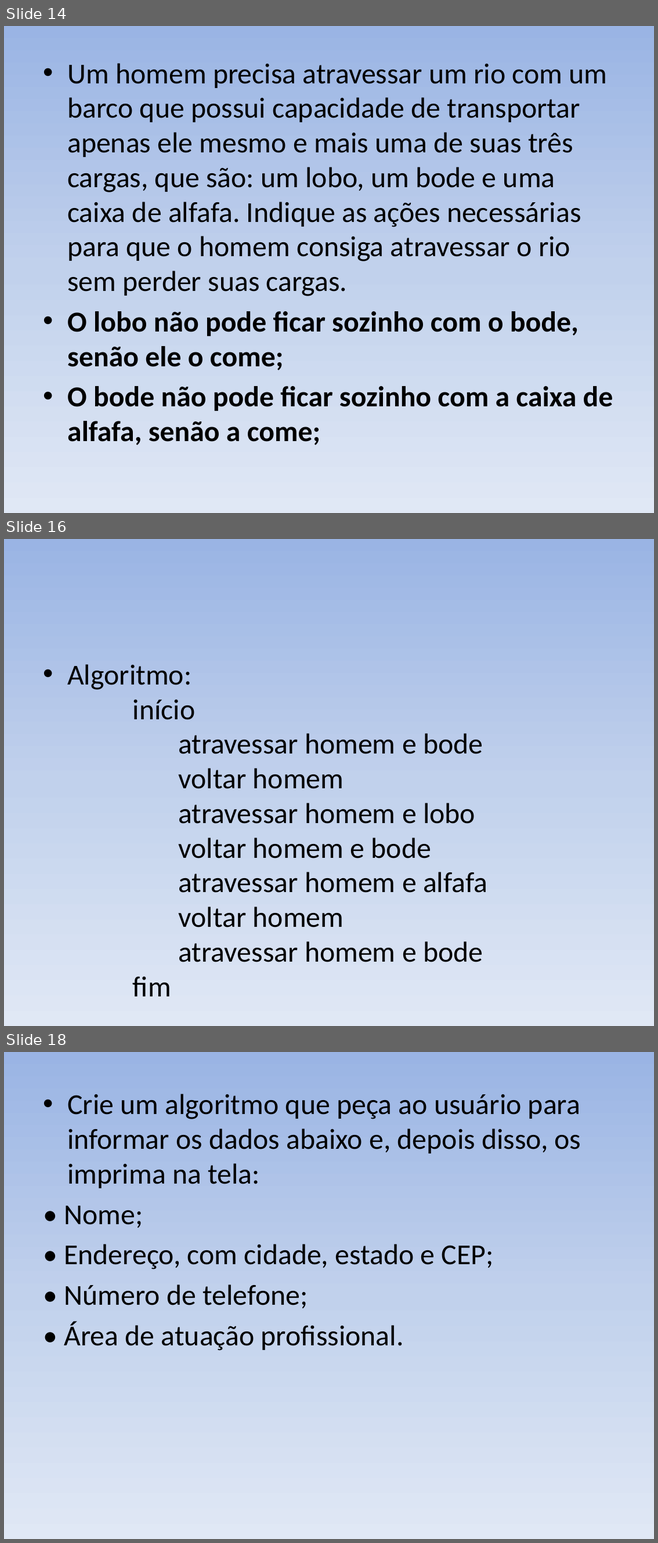
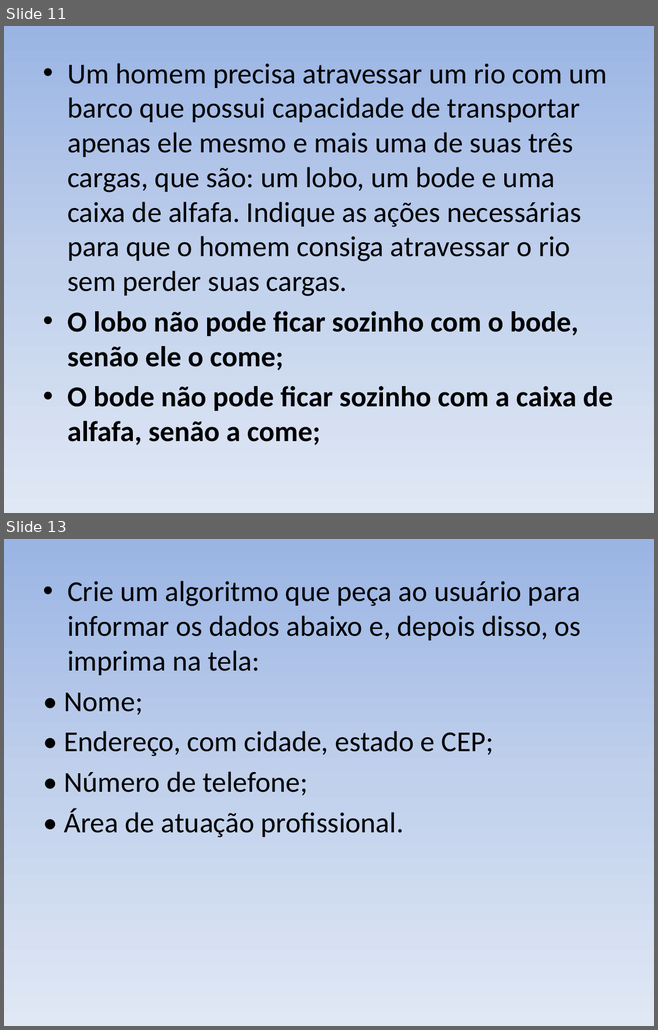
Before and after one commit to italo2403/AULA_L-GICA_PROGRAMA-O, a slide deck: EXERCÍCIOS.pptx. Shown one above the other, each under a label of ours: slides 14, 16 and 18 before the commit, slides 11 and 13 after it; the slides between them are not shown. The pictures are 658x1543 and 658x1030 pixels, drawn with LibreOffice and Linux fonts; fonts in the diff are those of the drawing. Boxes give left, top, right and bottom in pixels: in the first picture for what was removed or moved away, otherwise in the second. Text is boxed around its words. In the diff, an @@ line names an element or a change of style, - is before the commit and + after.

```diff
--- a/EXERCÍCIOS.pptx
+++ b/EXERCÍCIOS.pptx
@@ slide 16 removed at box(4, 539, 654, 1026), background gradient #9AB5E4 to #C2D1ED to #E1E8F5 @@
@@ text removed at box(67, 664, 487, 962) @@
-• Algoritmo:
-  início
-  atravessar homem e bode
-  voltar homem
-  atravessar homem e lobo
-  voltar homem e bode
-  atravessar homem e alfafa
-  voltar homem
-  atravessar homem e bode
-  fim
@@ what was slide 14 is now slide 11 @@
@@ what was slide 18 is now slide 13 @@
```
Also in this commit, not shown: 11 slides changed, 4 slides added, 6 other slides removed, 3 other files.
